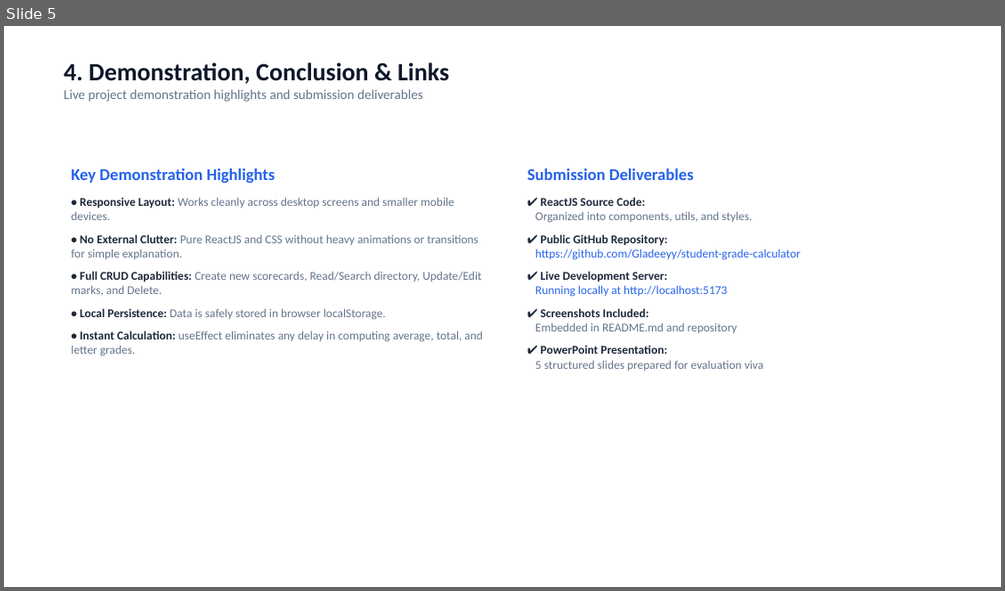
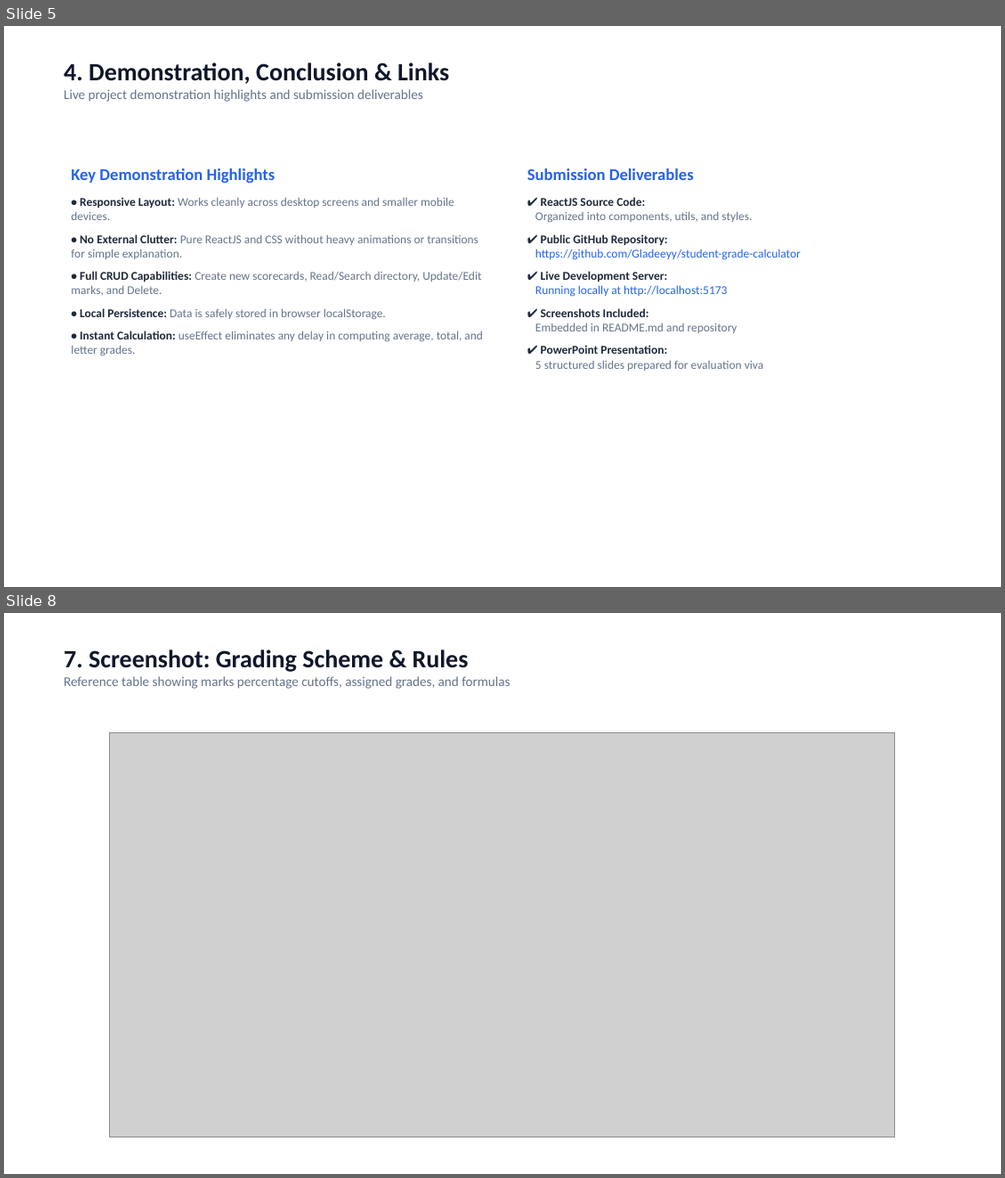
Before and after one commit to Gladeeyy/student-grade-calculator, a slide deck: Student_Grade_Calculator_Presentation.pptx. Shown one above the other, each under a label of ours: slide 5 before the commit, slides 5 and 8 after it; the slides between them are not shown. The pictures are 1005x591 and 1005x1178 pixels, drawn with LibreOffice and Linux fonts; fonts in the diff are those of the drawing; grey boxes stand for pictures. Boxes give left, top, right and bottom in pixels: in the first picture for what was removed or moved away, otherwise in the second. Text is boxed around its words. In the diff, an @@ line names an element or a change of style, - is before the commit and + after.

Commit message:
Add screenshot slides to presentation (8 slides total)

```diff
--- a/Student_Grade_Calculator_Presentation.pptx
+++ b/Student_Grade_Calculator_Presentation.pptx
@@ slide 8 added at box(4, 613, 1001, 1174), background #FFFFFF @@
@@ text added at box(64, 649, 510, 689), 13 pt, text #64748B @@
+7. Screenshot: Grading Scheme & Rules
+Reference table showing marks percentage cutoffs, assigned grades, and formulas
@@ picture added at box(110, 732, 896, 1136) @@
```
Also in this commit, not shown: 2 other slides added, 1 other file.
